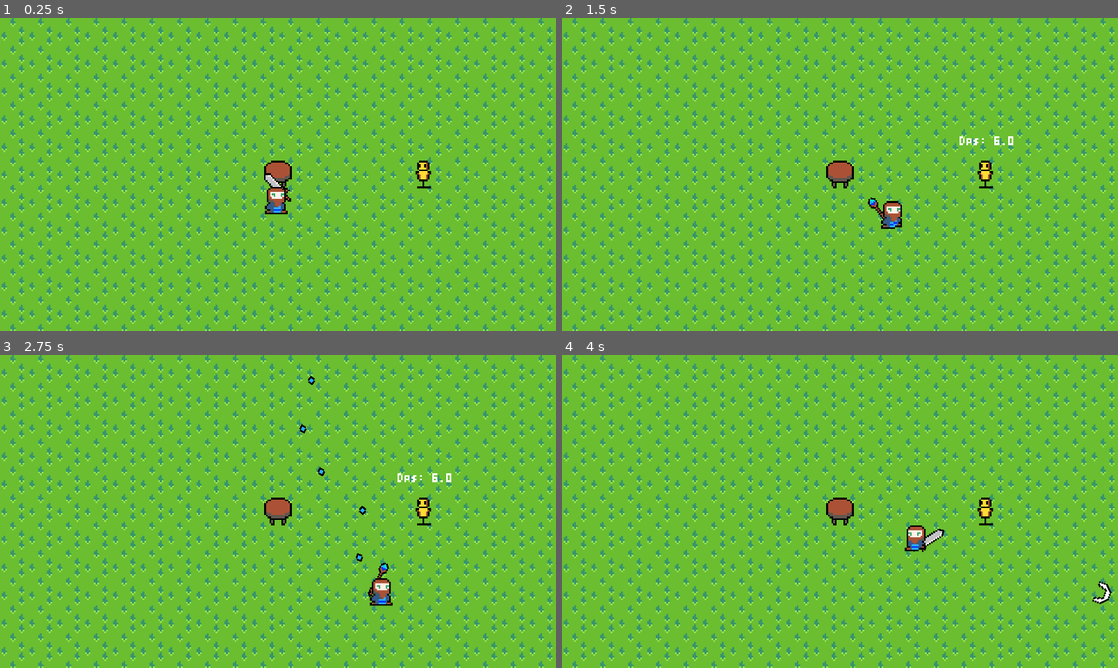
Above: before the commit, frames 1-4 (two rows, left to right).
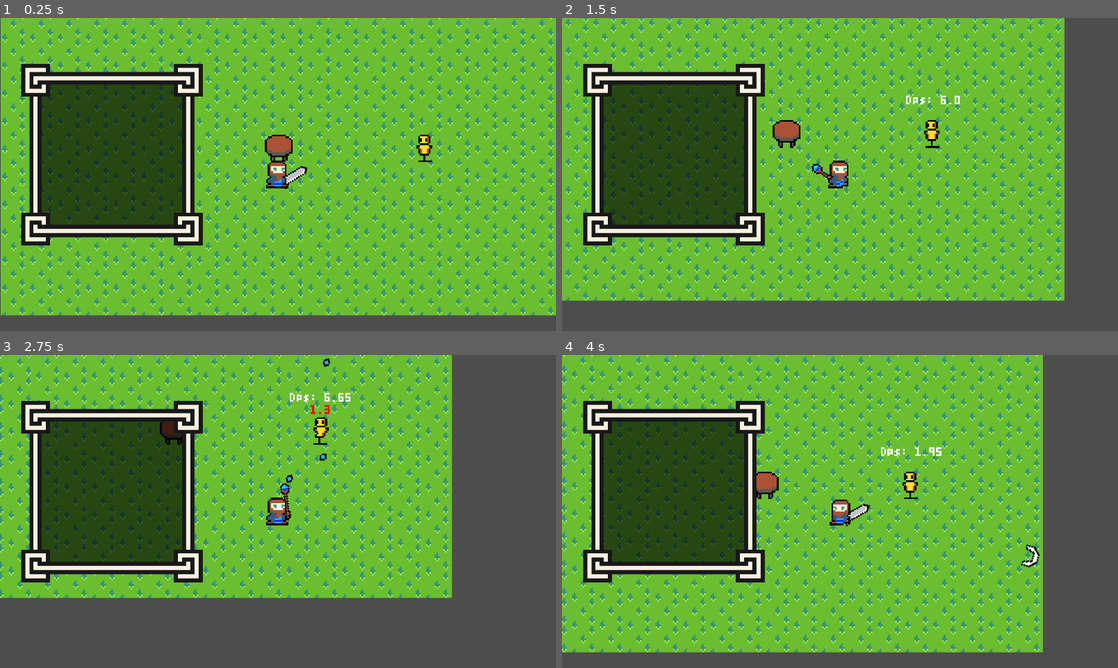
Above: after the commit, the same moments.

Repository: Ratoluz/SwordChanter
Game: Godot game, scene res://Objects/main.tscn
The game is run twice, just before and just after one commit, with the same random seed, the same clock (stepped at 60 frames per second) and the same inputs.
Inputs (mouse positions are in pixels of both pictures, inside the frame that each line leads up to):
- Up to frame 1 (0.25 s): no input
- Up to frame 2 (1.5 s): tap Enter at 0.5 s; move the mouse to (962, 158) at 0.52 s; press the mouse at (962, 158) at 0.53 s; hold D (Move_Right) 0.53-1.28 s; move the mouse to (728, 190) at 1.27 s; release the mouse at (728, 190) at 1.28 s; hold S (Move_Down) from 1.28 s (still down); tap Space (Change_Weapon) at 1.35 s
- Up to frame 3 (2.75 s): move the mouse to (333, 442) at 2.02 s; release S (Move_Down) at 2.03 s; press the mouse at (333, 442) at 2.03 s; hold D (Move_Right) from 2.03 s (still down)
- Up to frame 4 (4 s): move the mouse to (812, 574) at 2.77 s; release D (Move_Right) at 2.78 s; release the mouse at (812, 574) at 2.78 s; hold W (Move_Up) 2.78-3.53 s; tap Space (Change_Weapon) at 2.85 s; move the mouse to (1006, 558) at 3.52 s; press the mouse at (1006, 558) at 3.53 s; hold A (Move_Left) from 3.53 s (still down)

The runs differ from the first frame. In frame 1, 36% of the frame differs, in the area x 0-100%, y 0-100%; in frame 2, 55%; in frame 3, 68%; in frame 4, 55%.

Commit message:
menu broni cz. 4

Diff:
--- /dev/null
+++ b/Objects/UI/WeaponMenu/button.tscn
@@ -0,0 +1,8 @@
+[gd_scene load_steps=2 format=3 uid="uid://efd305ewl0hl"]
+
+[ext_resource type="Texture2D" uid="uid://ccj43pf0ijj14" path="res://Sprite/goofyaahRuby.png" id="1_g6jmi"]
+
+[node name="TextureRect" type="TextureRect"]
+offset_right = 40.0
+offset_bottom = 40.0
+texture = ExtResource("1_g6jmi")
--- /dev/null
+++ b/Objects/UI/WeaponMenu/menu.tscn
@@ -0,0 +1,10 @@
+[gd_scene load_steps=2 format=3 uid="uid://dmxf54t8ial7e"]
+
+[ext_resource type="Texture2D" uid="uid://b5a13d3q4ebra" path="res://Sprite/UI/border_05.png" id="1_bqgpl"]
+
+[node name="TextureRect" type="TextureRect"]
+offset_left = -100.0
+offset_top = -102.0
+offset_right = 106.0
+offset_bottom = 104.0
+texture = ExtResource("1_bqgpl")
--- a/Objects/main.tscn
+++ b/Objects/main.tscn
@@ -1,11 +1,13 @@
-[gd_scene load_steps=10 format=4 uid="uid://dwqseoo600wbk"]
+[gd_scene load_steps=12 format=4 uid="uid://dwqseoo600wbk"]
 
 [ext_resource type="PackedScene" uid="uid://dy5i1mi7qacia" path="res://Objects/weapon_array.tscn" id="1_tc0cu"]
 [ext_resource type="PackedScene" uid="uid://vntnhm8hh417" path="res://Objects/Player.tscn" id="1_wfcdt"]
 [ext_resource type="Texture2D" uid="uid://yd6s8mqdo346" path="res://Sprite/tabel.png" id="2_h4pkl"]
 [ext_resource type="Texture2D" uid="uid://c681d2qnudksg" path="res://Sprite/Tilemap/grass.png" id="3_2r4pp"]
 [ext_resource type="PackedScene" uid="uid://ctdi4epxwspfx" path="res://Objects/Other/dummy.tscn" id="7_gslk2"]
+[ext_resource type="PackedScene" uid="uid://dmxf54t8ial7e" path="res://Objects/UI/WeaponMenu/menu.tscn" id="7_svdc1"]
 [ext_resource type="Script" uid="uid://blhgla1fg323i" path="res://Scripts/weapon_manager.gd" id="8_svdc1"]
+[ext_resource type="Script" uid="uid://cgih2nhhm6sox" path="res://Scripts/weapon_menu_creator.gd" id="8_tc0cu"]
 
 [sub_resource type="TileSetAtlasSource" id="TileSetAtlasSource_2r4pp"]
 texture = ExtResource("3_2r4pp")
@@ -31,8 +33,7 @@
 position = Vector2(-3, 27)
 scale = Vector2(6, 6)
 
-[node name="Camera2D" type="Camera2D" parent="."]
-position = Vector2(-2.38419e-07, 1.90735e-06)
+[node name="Camera2D" type="Camera2D" parent="Player"]
 
 [node name="TileMap" type="TileMapLayer" parent="."]
 z_index = -99
@@ -53,3 +54,12 @@
 
 [node name="Dummy" parent="." instance=ExtResource("7_gslk2")]
 position = Vector2(505, 0)
+
+[node name="CanvasLayer" type="CanvasLayer" parent="."]
+
+[node name="WeaponMenu" parent="CanvasLayer" instance=ExtResource("7_svdc1")]
+offset_left = 73.0
+offset_top = 158.0
+offset_right = 700.0
+offset_bottom = 785.0
+script = ExtResource("8_tc0cu")
--- /dev/null
+++ b/Objects/weapon_menu_creator.tscn
@@ -0,0 +1,6 @@
+[gd_scene load_steps=2 format=3 uid="uid://bs0ikmd6b6x86"]
+
+[ext_resource type="Script" uid="uid://cgih2nhhm6sox" path="res://Scripts/weapon_menu_creator.gd" id="1_fmn5b"]
+
+[node name="WeaponMenuCreator" type="Node2D"]
+script = ExtResource("1_fmn5b")
--- /dev/null
+++ b/Scripts/weapon_menu_creator.gd
@@ -0,0 +1,23 @@
+extends TextureRect
+
+var weapon_array
+var menu
+var button = preload("res://Objects/UI/WeaponMenu/button.tscn")
+
+func _ready() -> void:
+	weapon_array = $/root/Main/WeaponManager/WeaponArray
+	menu =  $/root/Main/CanvasLayer/WeaponMenu
+
+
+func _make_buttons():
+	for i in weapon_array.weapons.size():
+		var temp = button.instantiate()
+		$/root/Main.add_child(temp)
+
+func _open_menu():
+	if Input.is_action_just_released("Open_Menu"):
+		menu.visible = not menu.visible
+		_make_buttons()
+
+func _process(delta: float) -> void:
+	_open_menu()
--- a/project.godot
+++ b/project.godot
@@ -55,6 +55,11 @@
 "events": [Object(InputEventKey,"resource_local_to_scene":false,"resource_name":"","device":-1,"window_id":0,"alt_press …(191 unchanged characters)…
 ]
 }
+Open_Menu={
+"deadzone": 0.2,
+"events": [Object(InputEventKey,"resource_local_to_scene":false,"resource_name":"","device":-1,"window_id":0,"alt_pressed":false,"shift_pressed":false,"ctrl_pressed":false,"meta_pressed":false,"pressed":false,"keycode":0,"physical_keycode":69,"key_label":0,"unicode":101,"location":0,"echo":false,"script":null)
+]
+}
 
 [rendering]
 
Not shown, added: Scripts/weapon_menu_creator.gd.uid
Binary file added: Sprite/UI/border_05.png
Not shown, added: Sprite/UI/border_05.png.import
